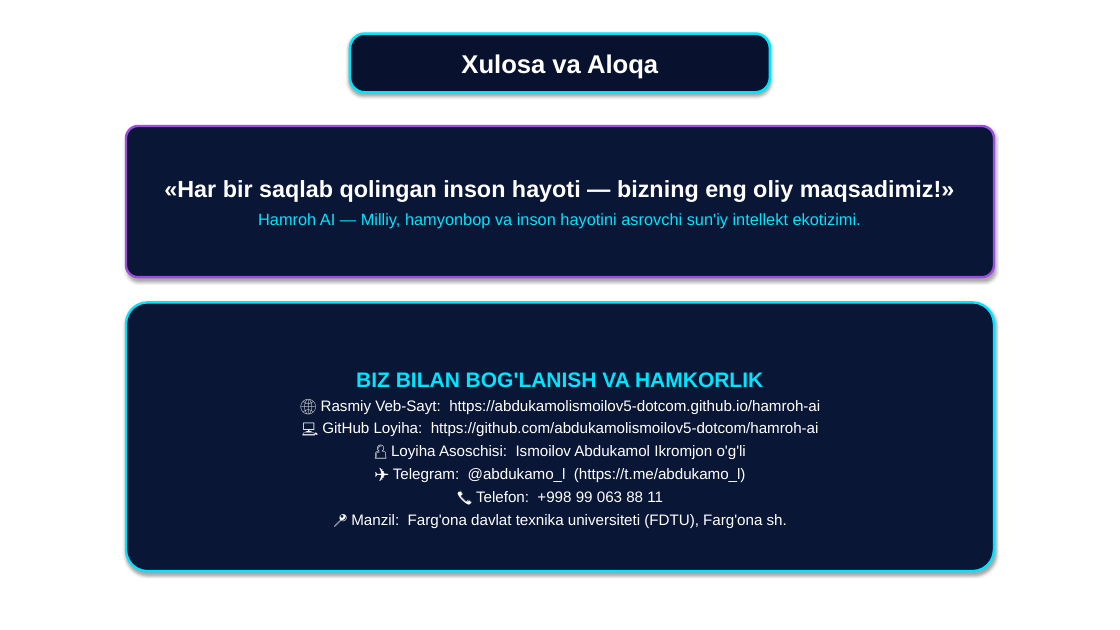
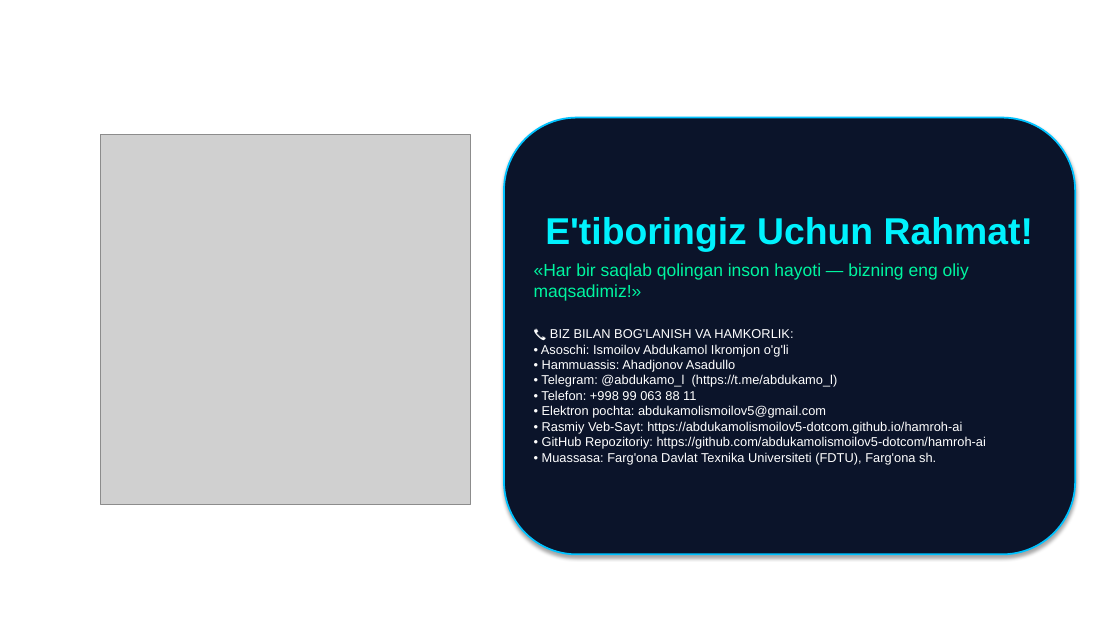
Before and after one commit to abdukamolismoilov5-dotcom/hamroh-ai, a slide deck: slide 12 of docs/presentations/1_HamrohAI_Canva_Shablon_Taqdimot_7000$.pptx (slide 11 before the commit). Drawn at 1120x630 pixels with LibreOffice and Linux fonts; fonts in the diff are those of the drawing; grey boxes stand for pictures; background and template pictures are left out. Boxes give left, top, right and bottom in pixels: in the first picture for what was removed or moved away, otherwise in the second. Text is boxed around its words. In the diff, an @@ line names an element or a change of style, - is before the commit and + after.

```diff
--- a/docs/presentations/1_HamrohAI_Canva_Shablon_Taqdimot_7000$.pptx
+++ b/docs/presentations/1_HamrohAI_Canva_Shablon_Taqdimot_7000$.pptx
@@ rounded rectangle removed at (x1=350, y1=34, x2=770, y2=92) @@
-Xulosa va Aloqa
@@ rounded rectangle "E'tiboringiz Uchun Rahmat!" resized from (x1=126, y1=302, x2=994, y2=571) to (x1=504, y1=118, x2=1075, y2=555) @@
@@ rounded rectangle "E'tiboringiz Uchun Rahmat!" at (x1=504, y1=118, x2=1075, y2=555): fill #0A1636 to #0B142A; outline #00E5FF 2 pt to #00C2FF 1.5 pt; proportions changed @@
@@ picture added at (x1=101, y1=134, x2=471, y2=504) @@
@@ rounded rectangle removed at (x1=126, y1=126, x2=994, y2=277) @@
-«Har bir saqlab qolingan inson hayoti — bizning eng oliy maqsadimiz!»
-Hamroh AI — Milliy, hamyonbop va inson hayotini asrovchi sun'iy intellekt ekotizimi.
@@ text in rounded rectangle at (x1=534, y1=217, x2=1033, y2=464): text changed; size 13 to 11 pt @@
-BIZ BILAN BOG'LANISH VA HAMKORLIK
-🌐 Rasmiy Veb-Sayt: https://abdukamolismoilov5-dotcom.github.io/hamroh-ai
-💻 GitHub Loyiha: https://github.com/abdukamolismoilov5-dotcom/hamroh-ai
-👤 Loyiha Asoschisi: Ismoilov Abdukamol Ikromjon o'g'li
-✈️ Telegram: @abdukamo_l (https://t.me/abdukamo_l)
-📞 Telefon: +998 99 063 88 11
-📍 Manzil: Farg'ona davlat texnika universiteti (FDTU), Farg'ona sh.
+E'tiboringiz Uchun Rahmat!
+«Har bir saqlab qolingan inson hayoti — bizning eng oliy maqsadimiz!»
+📞 BIZ BILAN BOG'LANISH VA HAMKORLIK:
+• Asoschi: Ismoilov Abdukamol Ikromjon o'g'li
+• Hammuassis: Ahadjonov Asadullo
+• Telegram: @abdukamo_l (https://t.me/abdukamo_l)
+• Telefon: +998 99 063 88 11
+• Elektron pochta: abdukamolismoilov5@gmail.com
+• Rasmiy Veb-Sayt: https://abdukamolismoilov5-dotcom.github.io/hamroh-ai
+• GitHub Repozitoriy: https://github.com/abdukamolismoilov5-dotcom/hamroh-ai
+• Muassasa: Farg'ona Davlat Texnika Universiteti (FDTU), Farg'ona sh.
```
Also in this commit, not shown: 2 other slides changed, 9 slides added, 8 slides removed.
